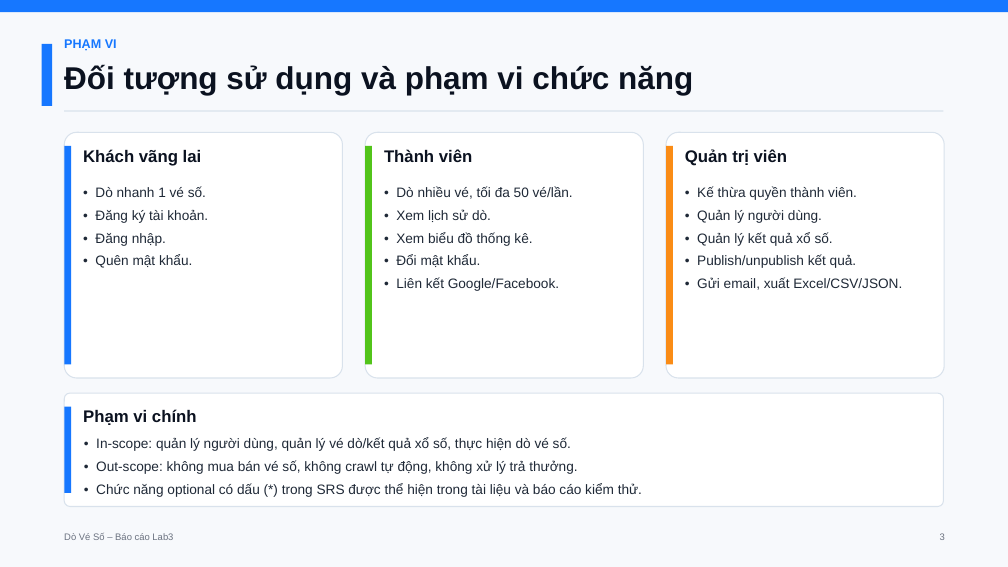
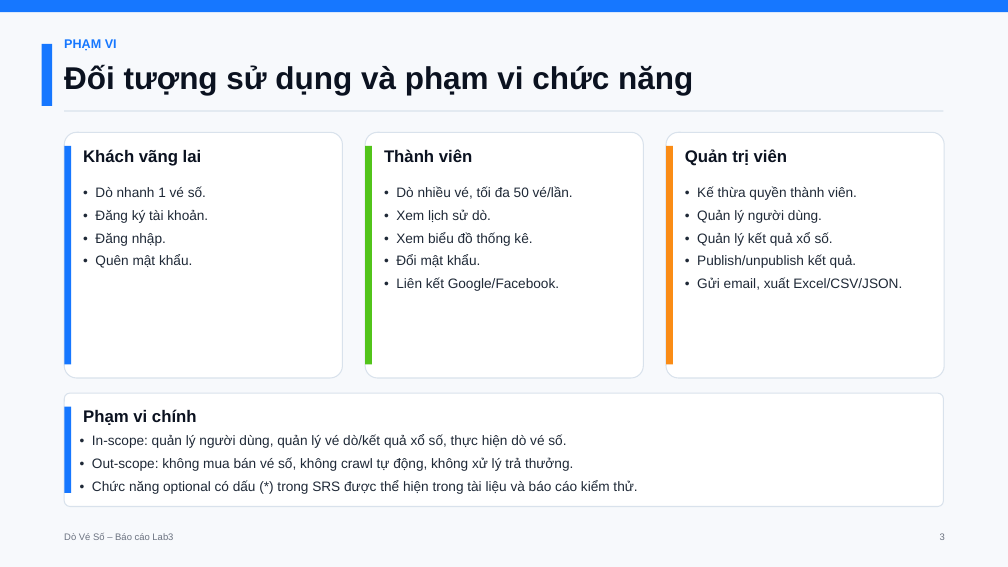
Before and after one commit to Stratoze/lab301, a slide deck: slide 3 of Task 9/Presentation/DoVeSo_BaoCao_Lab3.pptx. Drawn at 1008x567 pixels with LibreOffice and Linux fonts; fonts in the diff are those of the drawing. Boxes give left, top, right and bottom in pixels: in the first picture for what was removed or moved away, otherwise in the second. Text is boxed around its words. In the diff, an @@ line names an element or a change of style, - is before the commit and + after.

```diff
--- a/Task 9/Presentation/DoVeSo_BaoCao_Lab3.pptx
+++ b/Task 9/Presentation/DoVeSo_BaoCao_Lab3.pptx
@@ text "• In-scope: quản lý người ...": place and size @@
-text "• In-scope: quản lý người ..." at (96, 437, 642, 497)
+text "• In-scope: quản lý người ..." at (92, 435, 637, 494)
```
Also in this commit, not shown: 11 other slides changed, 6 other files.
